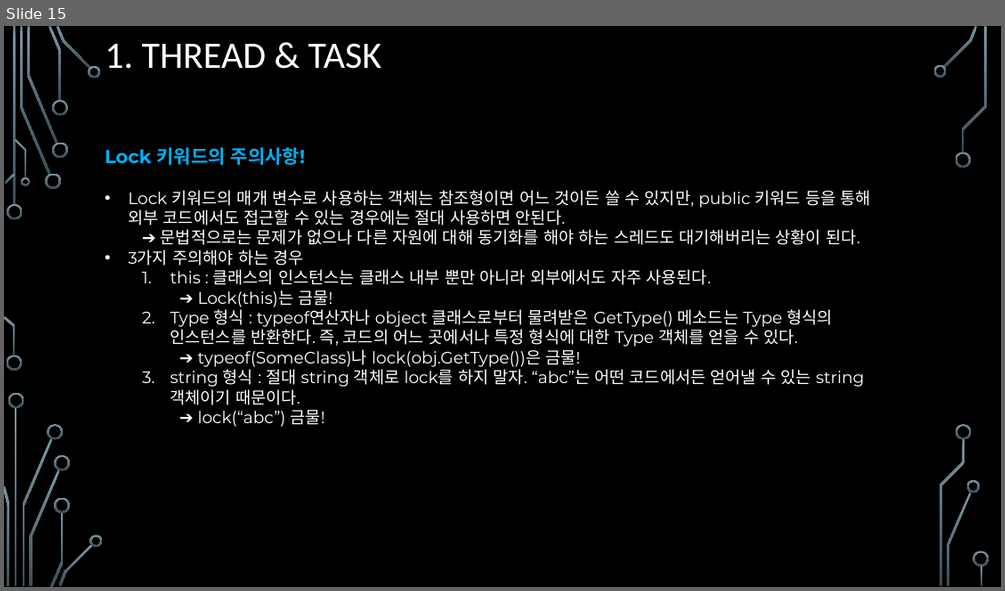
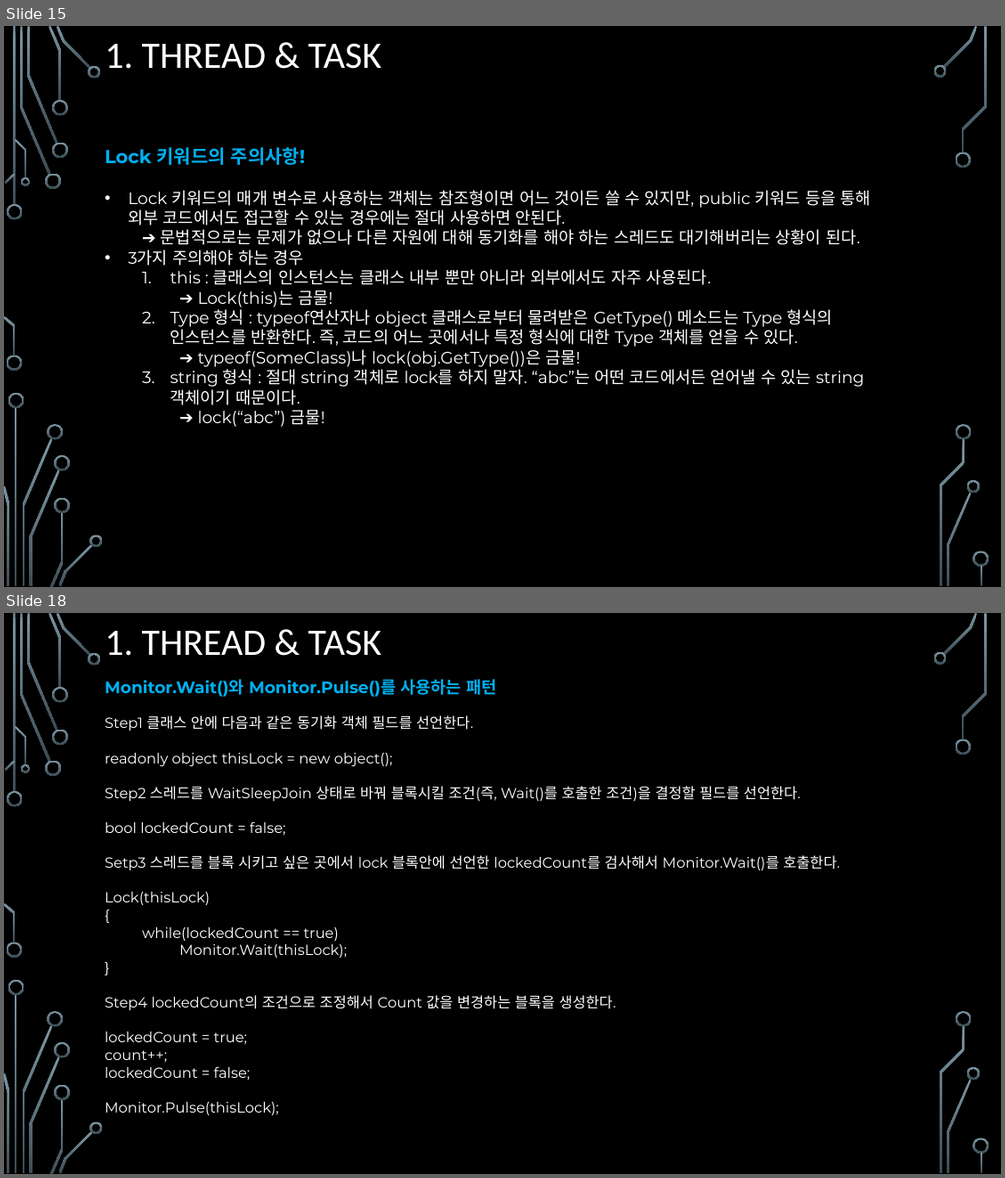
Before and after one commit to assassin4613/CShap, a slide deck: C#_Chapter_10.pptx. Shown one above the other, each under a label of ours: slide 15 before the commit, slides 15 and 18 after it; the slides between them are not shown. The pictures are 1005x591 and 1005x1178 pixels, drawn with LibreOffice and Linux fonts; fonts in the diff are those of the drawing; background and template pictures are left out. Boxes give left, top, right and bottom in pixels: in the first picture for what was removed or moved away, otherwise in the second. Text is boxed around its words. In the diff, an @@ line names an element or a change of style, - is before the commit and + after.

```diff
--- a/C#_Chapter_10.pptx
+++ b/C#_Chapter_10.pptx
@@ slide 18 added at (x1=4, y1=613, x2=1001, y2=1174), background picture (left out); not listed: 36 template elements that a slide beside it also shows @@
@@ title added at (x1=105, y1=630, x2=382, y2=656), 36 pt, text #FFFFFF @@
+1. THREAD & TASK
@@ text added at (x1=105, y1=679, x2=840, y2=1115), 14 pt, text #FFFFFF @@
+Monitor.Wait()와 Monitor.Pulse()를 사용하는 패턴
+Step1 클래스 안에 다음과 같은 동기화 객체 필드를 선언한다.
+readonly object thisLock = new object();
+Step2 스레드를 WaitSleepJoin 상태로 바꿔 블록시킬 조건(즉, Wait()를 호출한 조건)을 결정할 필드를 선언한다.
+bool lockedCount = false;
+Setp3 스레드를 블록 시키고 싶은 곳에서 lock 블록안에 선언한 lockedCount를 검사해서 Monitor.Wait()를 호출한다.
+Lock(thisLock)
+{
+while(lockedCount == true)
+Monitor.Wait(thisLock);
+}
+Step4 lockedCount의 조건으로 조정해서 Count 값을 변경하는 블록을 생성한다.
+lockedCount = true;
+count++;
+lockedCount = false;
+Monitor.Pulse(thisLock);
```
Also in this commit, not shown: 1 slide changed, 10 other slides added, 1 other file.
